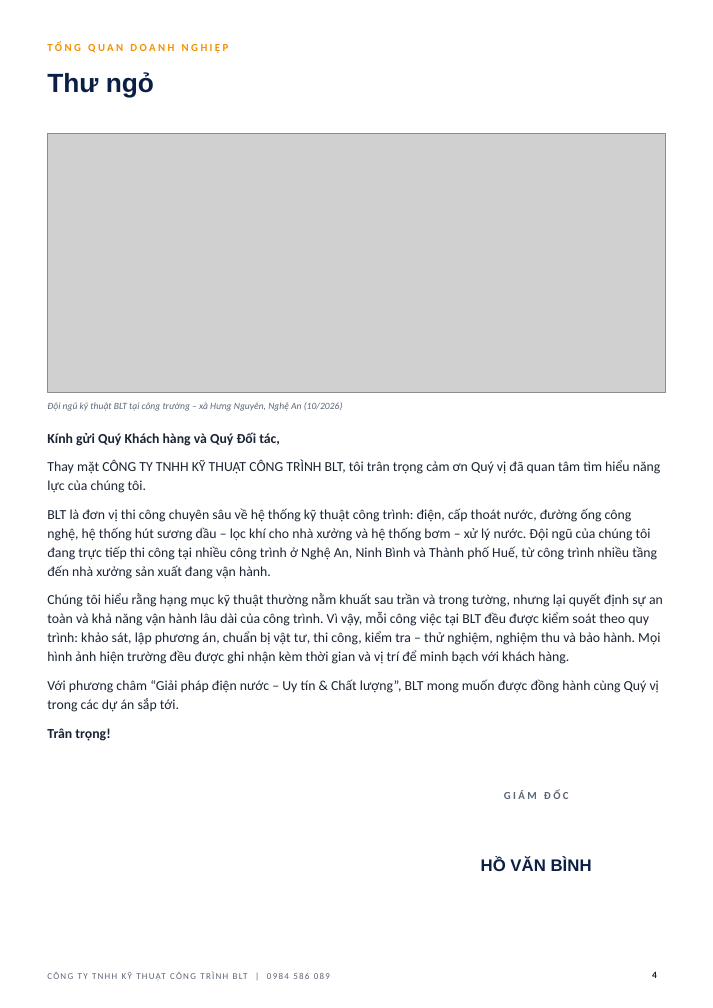
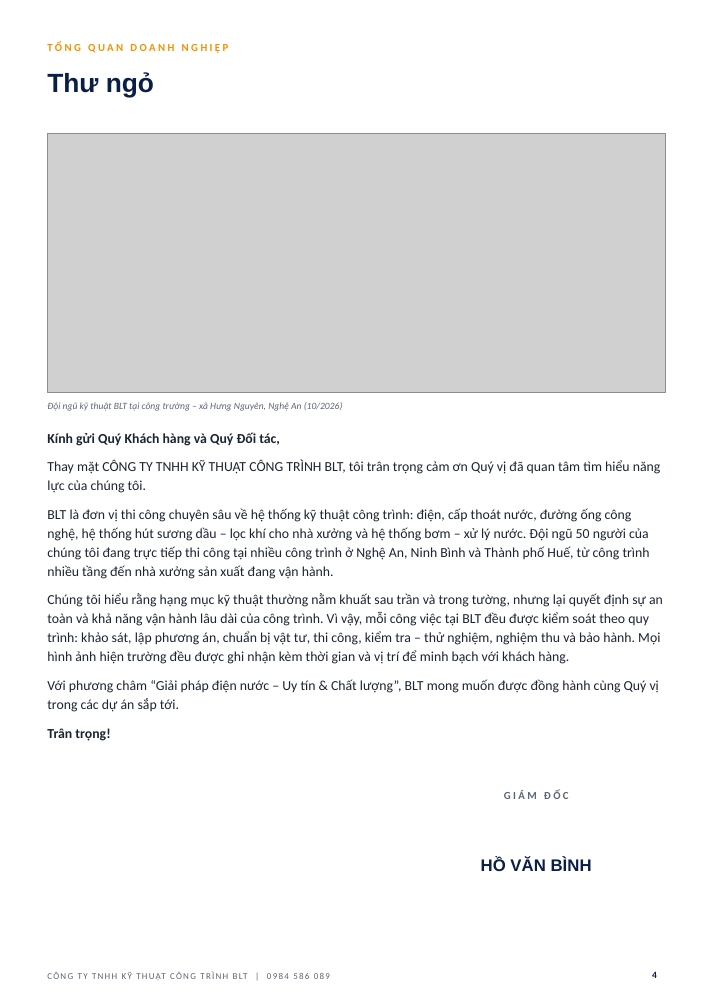
Before and after one commit to haquyenkl2-sys/C-NG-TY-CP-TH-NG-M-I-T-NG-H-P-MINH-PH-T, a slide deck: slide 4 of ho-so-nang-luc-BLT/HO_SO_NANG_LUC_BLT.pptx. Drawn at 713x1008 pixels with LibreOffice and Linux fonts; fonts in the diff are those of the drawing; grey boxes stand for pictures; background and template pictures are left out. Boxes give left, top, right and bottom in pixels: in the first picture for what was removed or moved away, otherwise in the second. Text is boxed around its words. In the diff, an @@ line names an element or a change of style, - is before the commit and + after.

```diff
--- a/ho-so-nang-luc-BLT/HO_SO_NANG_LUC_BLT.pptx
+++ b/ho-so-nang-luc-BLT/HO_SO_NANG_LUC_BLT.pptx
@@ text at [47, 508, 650, 579]: text changed @@
-BLT là đơn vị thi công chuyên sâu về hệ thống kỹ thuật công trình: điện, cấp thoát nước, đường ống công nghệ, hệ thống hút sương dầu – lọc khí cho nhà xưởng và hệ thống bơm – xử lý nước. Đội ngũ của chúng tôi đang trực tiếp thi công tại nhiều công trình ở Nghệ An, Ninh Bình và Thành phố Huế, từ công trình nhiều tầng đến nhà xưởng sản xuất đang vận hành.
+BLT là đơn vị thi công chuyên sâu về hệ thống kỹ thuật công trình: điện, cấp thoát nước, đường ống công nghệ, hệ thống hút sương dầu – lọc khí cho nhà xưởng và hệ thống bơm – xử lý nước. Đội ngũ 50 người của chúng tôi đang trực tiếp thi công tại nhiều công trình ở Nghệ An, Ninh Bình và Thành phố Huế, từ công trình nhiều tầng đến nhà xưởng sản xuất đang vận hành.
```
Also in this commit, not shown: 2 other slides changed, 3 other files.
